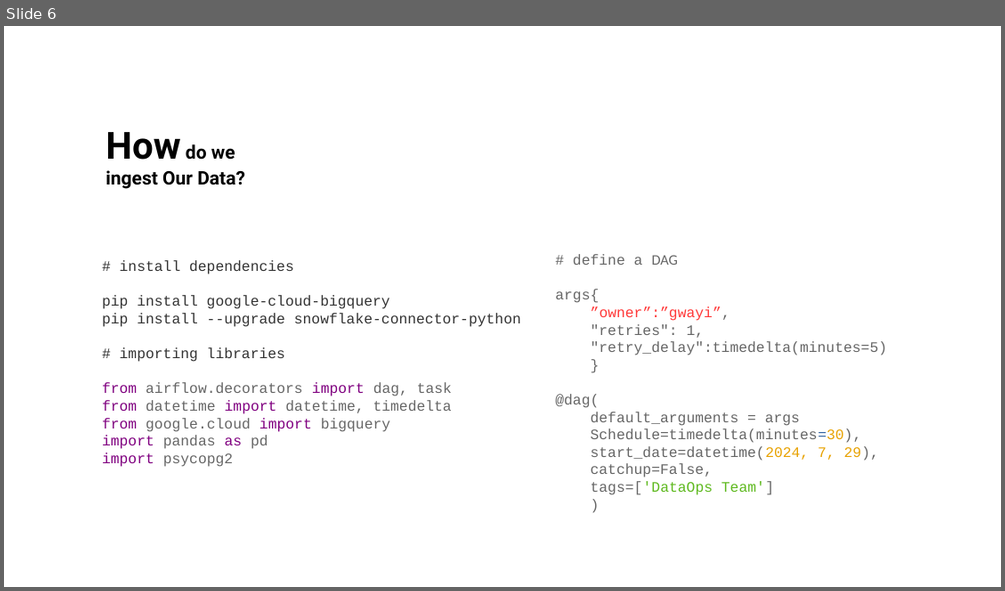
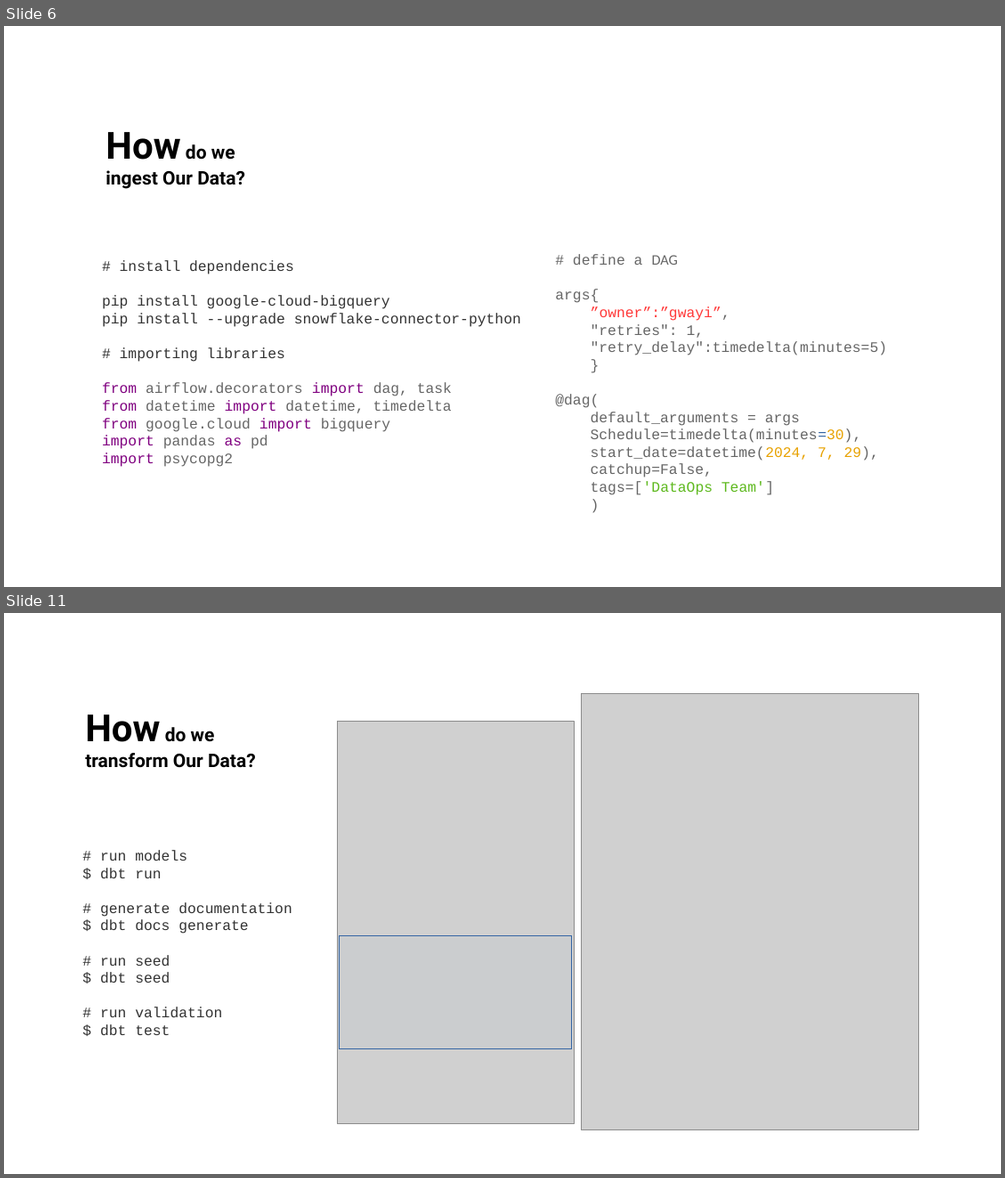
Before and after one commit to BrianGwayi/Simple_Airflow_Pipeline, a slide deck: assets/imgs/pf.odp. Shown one above the other, each under a label of ours: slide 6 before the commit, slides 6 and 11 after it; the slides between them are not shown. The pictures are 1005x591 and 1005x1178 pixels, drawn with LibreOffice and Linux fonts; fonts in the diff are those of the drawing; grey boxes stand for pictures. Boxes give left, top, right and bottom in pixels: in the first picture for what was removed or moved away, otherwise in the second. Text is boxed around its words. In the diff, an @@ line names an element or a change of style, - is before the commit and + after.

```diff
--- a/assets/imgs/pf.odp
+++ b/assets/imgs/pf.odp
@@ slide 11 added at (4,613,1001,1174), background #FFFFFF @@
@@ title added at (85,714,256,768), 18 pt, text #000000, bold @@
+How do we
+transform Our Data?
@@ picture added at (582,694,919,1130) @@
@@ picture added at (337,721,574,1124) @@
@@ text added at (100,850,292,1035), 14 pt, text #333333 @@
+# run models
+$ dbt run
+# generate documentation
+$ dbt docs generate
+# run seed
+$ dbt seed
+# run validation
+$ dbt test
@@ rectangle added at (339,936,572,1049), fill #729FCF at 5% opacity, outline #3465A4 0 pt @@
```
Also in this commit, not shown: 4 slides changed, 2 other slides added, 3 slides removed, 2 other files.
